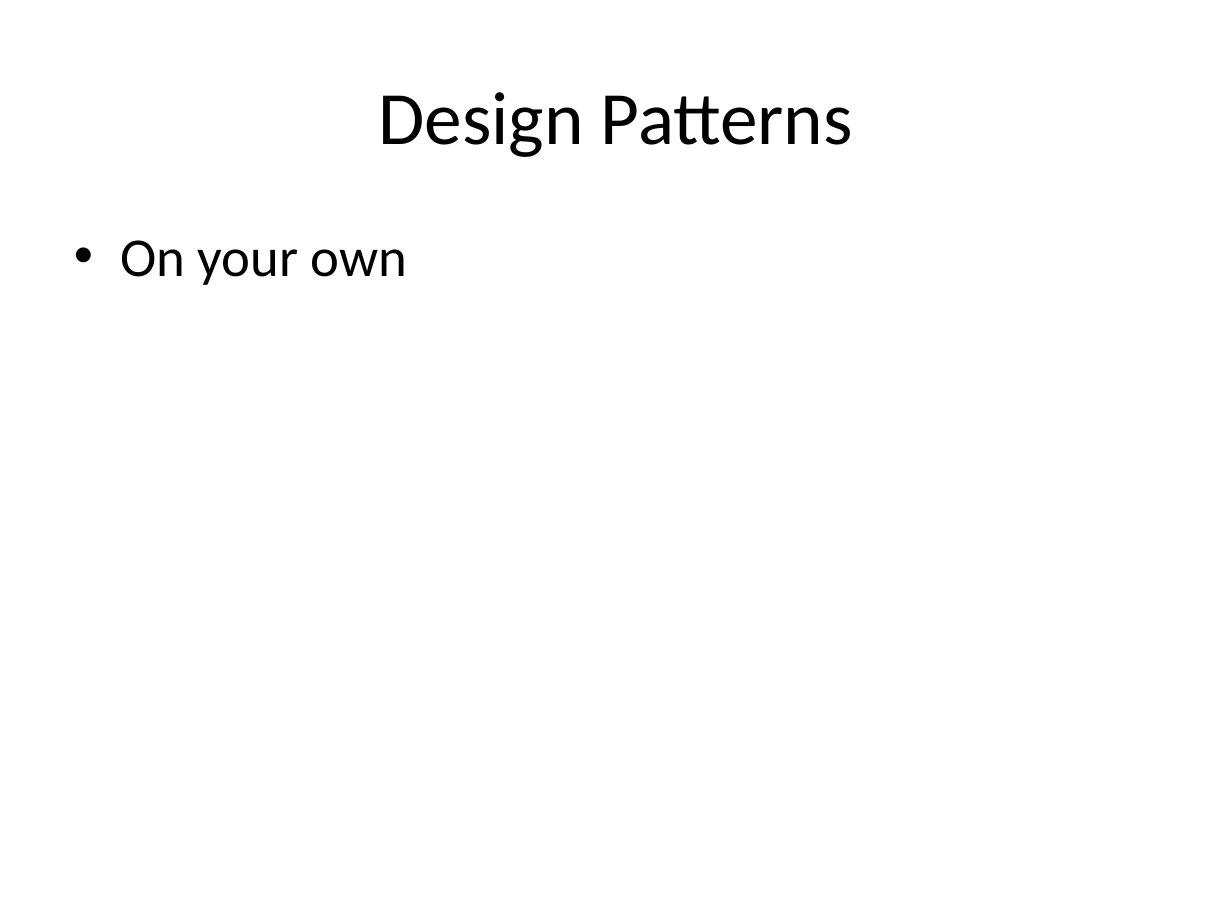
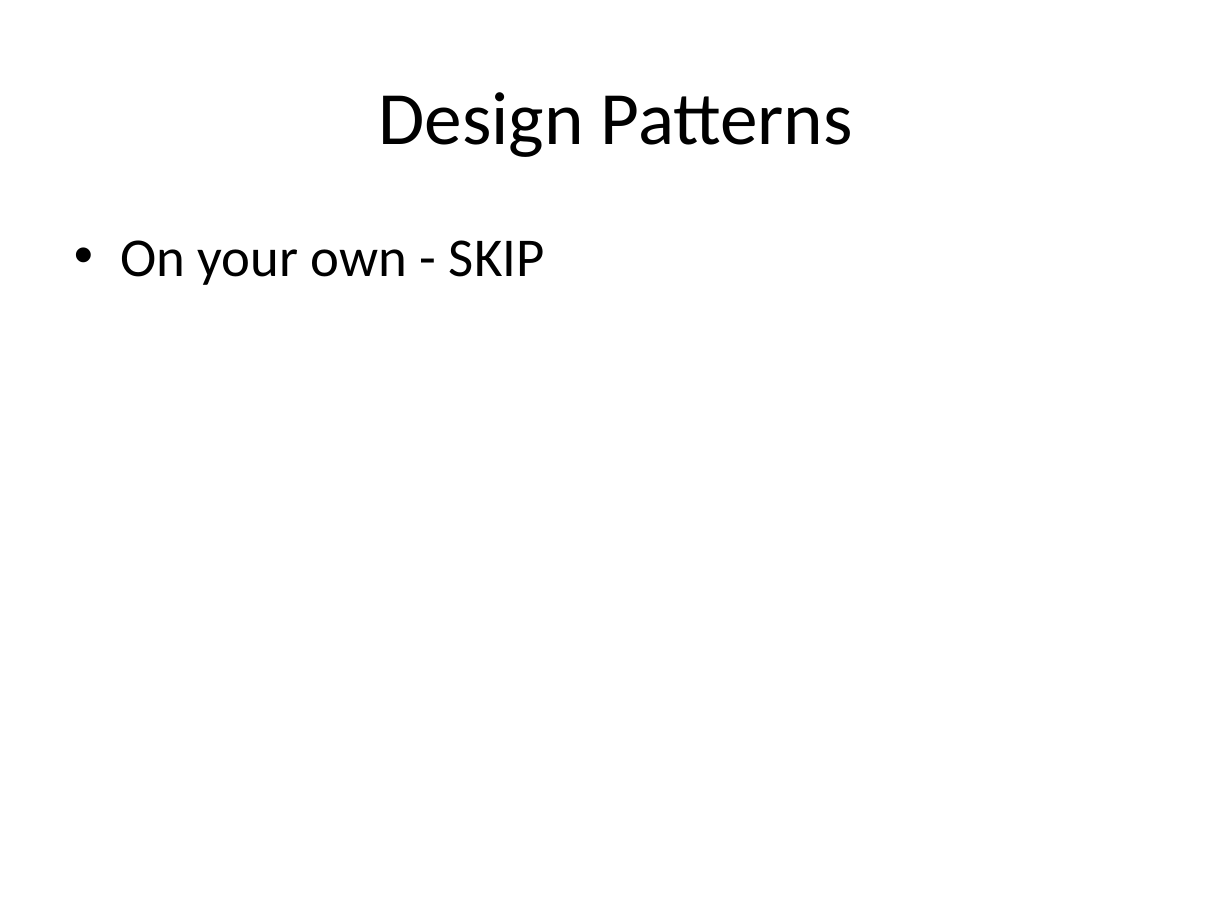
Before and after one commit to jayurbain/HadoopIntro, a slide deck: slide 27 of MapReduce 2.0 YARN.pptx. Drawn at 1232x924 pixels with LibreOffice and Linux fonts; fonts in the diff are those of the drawing. Boxes give left, top, right and bottom in pixels: in the first picture for what was removed or moved away, otherwise in the second. Text is boxed around its words. In the diff, an @@ line names an element or a change of style, - is before the commit and + after.

```diff
--- a/MapReduce 2.0 YARN.pptx
+++ b/MapReduce 2.0 YARN.pptx
@@ text at (120,240,545,285): text changed @@
-• On your own
+• On your own - SKIP
```
Also in this commit, not shown: 12 other slides changed.
